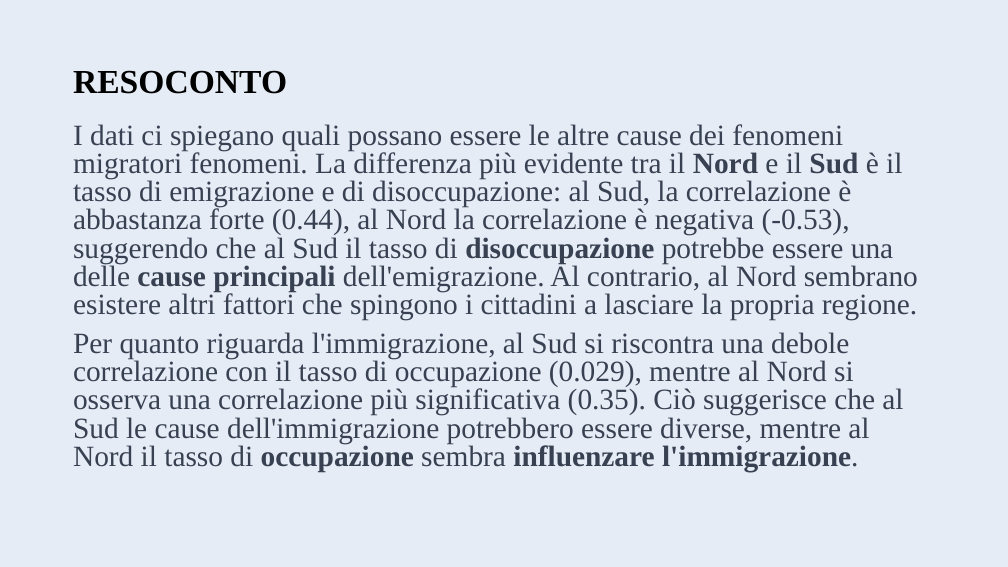
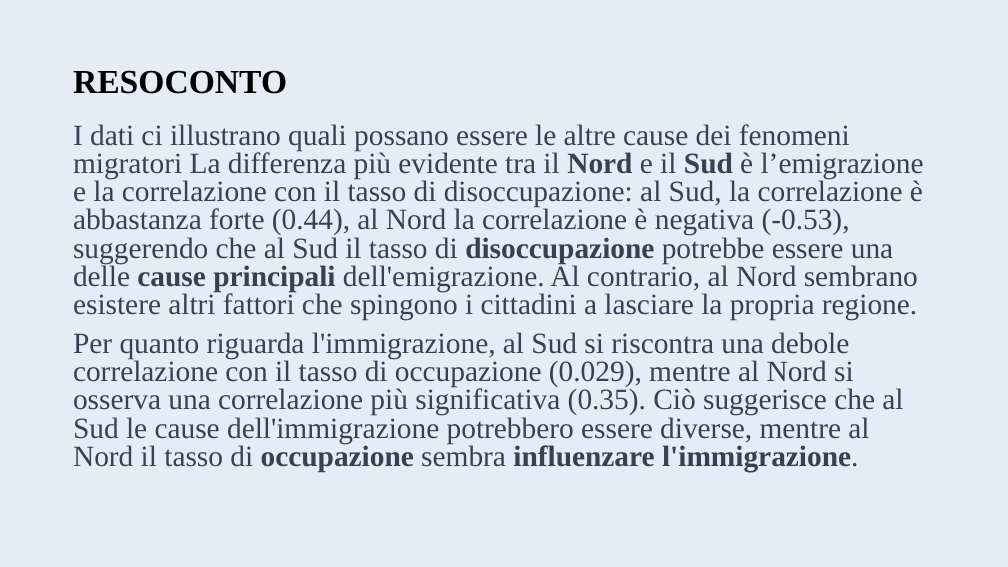
Before and after one commit to MatteoManganiello/Progetto-Big-Data, a slide deck: slide 10 of Progetto Big Data/Relazione.pptx. Drawn at 1008x567 pixels with LibreOffice and Linux fonts; fonts in the diff are those of the drawing. Boxes give left, top, right and bottom in pixels: in the first picture for what was removed or moved away, otherwise in the second. Text is boxed around its words. In the diff, an @@ line names an element or a change of style, - is before the commit and + after.

```diff
--- a/Progetto Big Data/Relazione.pptx
+++ b/Progetto Big Data/Relazione.pptx
@@ text at (73,124,924,320): text changed @@
-I dati ci spiegano quali possano essere le altre cause dei fenomeni migratori fenomeni. La differenza più evidente tra il Nord e il Sud è il tasso di emigrazione e di disoccupazione: al Sud, la correlazione è abbastanza forte (0.44), al Nord la correlazione è negativa (-0.53), suggerendo che al Sud il tasso di disoccupazione potrebbe essere una delle cause principali dell'emigrazione. Al contrario, al Nord sembrano esistere altri fattori che spingono i cittadini a lasciare la propria regione.
+I dati ci illustrano quali possano essere le altre cause dei fenomeni migratori La differenza più evidente tra il Nord e il Sud è l’emigrazione e la correlazione con il tasso di disoccupazione: al Sud, la correlazione è abbastanza forte (0.44), al Nord la correlazione è negativa (-0.53), suggerendo che al Sud il tasso di disoccupazione potrebbe essere una delle cause principali dell'emigrazione. Al contrario, al Nord sembrano esistere altri fattori che spingono i cittadini a lasciare la propria regione.
```
